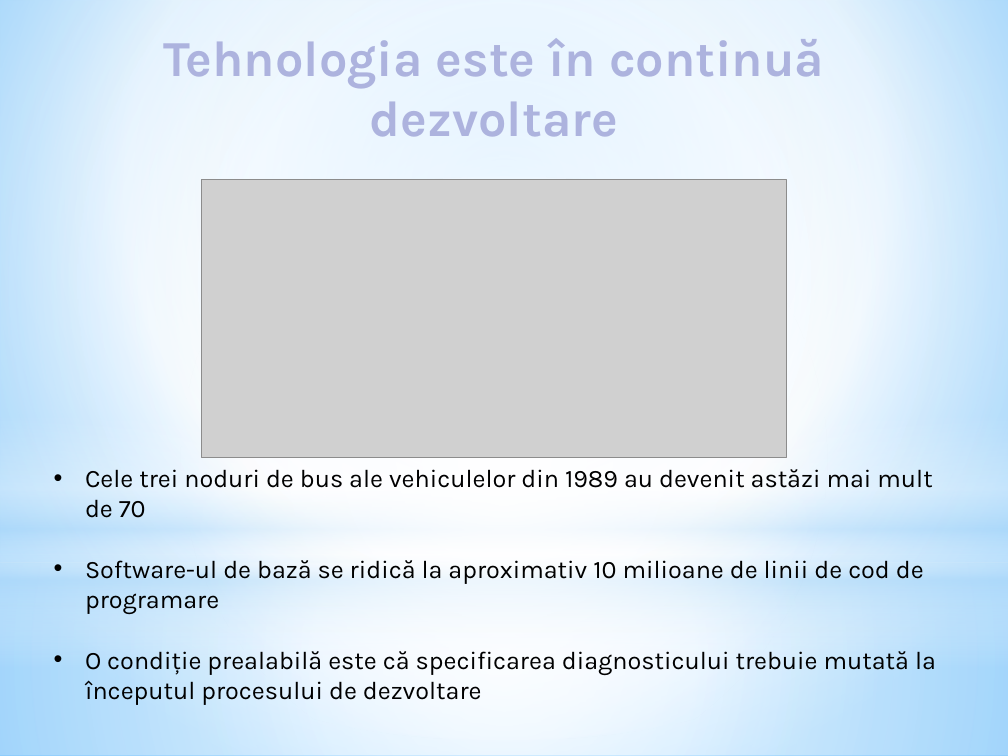
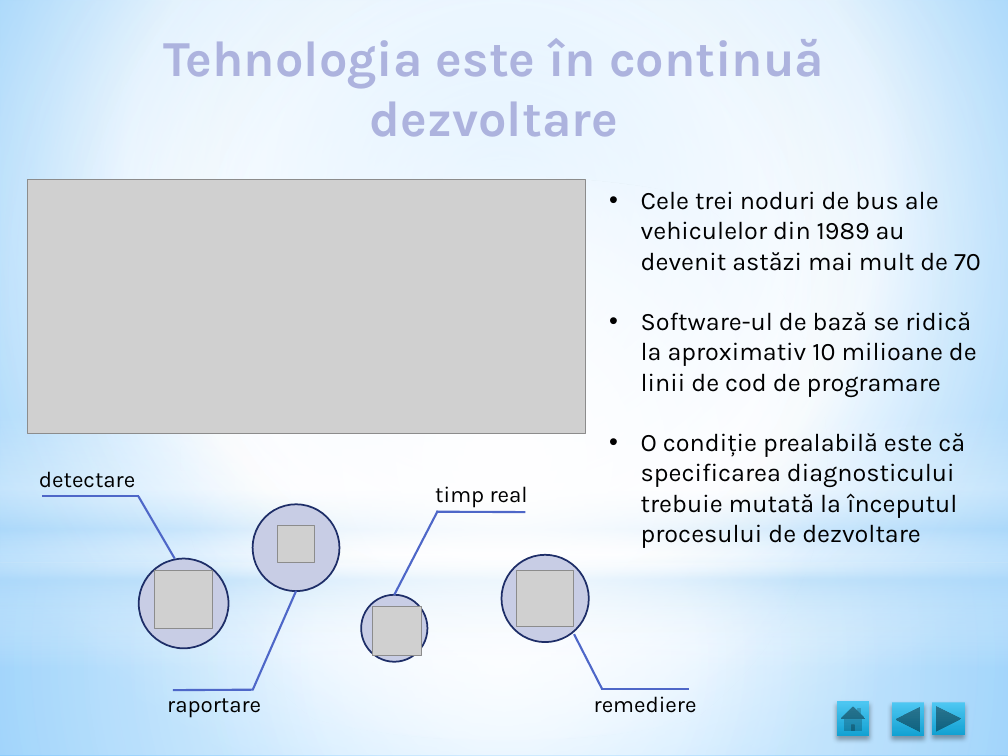
Before and after one commit to MihaiBadescu/Licenta, a slide deck: slide 3 of Licenta.pptx (slide 4 before the commit). Drawn at 1008x756 pixels with LibreOffice and Linux fonts; fonts in the diff are those of the drawing; grey boxes stand for pictures. Boxes give left, top, right and bottom in pixels: in the first picture for what was removed or moved away, otherwise in the second. Text is boxed around its words. In the diff, an @@ line names an element or a change of style, - is before the commit and + after.

```diff
--- a/Licenta.pptx
+++ b/Licenta.pptx
@@ picture: place and size @@
-picture at (201,179,786,458)
+picture at (28,179,587,433)
@@ text "Cele trei noduri de bus ..." rewrapped from (85,469,936,705) to (641,191,981,548) @@
@@ text added at (39,471,135,488), 16 pt, text #000000 @@
+detectare
@@ line added from (139, 497) to (41, 497), #4E67C8 1.5 pt @@
@@ line added from (174, 558) to (138, 497), #4E67C8 1.5 pt @@
@@ ellipse added at (253,504,340,591), fill #C8CDE5, outline #1F2E69 1.25 pt @@
@@ text added at (435,486,528,508), 16 pt, text #000000 @@
+timp real
@@ picture added at (277,525,314,562) @@
@@ line added from (437, 511) to (394, 595), #4E67C8 1.5 pt @@
@@ line added from (525, 512) to (436, 512), #4E67C8 1.5 pt @@
@@ ellipse added at (139,558,229,648), fill #C8CDE5, outline #1F2E69 1.25 pt @@
@@ ellipse added at (502,554,590,642), fill #C8CDE5, outline #1F2E69 1.25 pt @@
@@ picture added at (155,571,213,628) @@
@@ line added from (296, 591) to (253, 690), #4E67C8 1.5 pt @@
@@ ellipse added at (361,595,427,661), fill #C8CDE5, outline #1F2E69 1.25 pt @@
@@ picture added at (517,571,574,627) @@
@@ picture added at (372,607,421,656) @@
@@ line added from (574, 634) to (603, 689), #4E67C8 1.5 pt @@
@@ line added from (253, 689) to (172, 690), #4E67C8 1.5 pt @@
@@ line added from (601, 688) to (689, 688), #4E67C8 1.5 pt @@
@@ text added at (167,698,261,718), 16 pt, text #000000 @@
+raportare
@@ text added at (594,696,697,713), 16 pt, text #000000 @@
+remediere
@@ action button home added at (837,702,869,737), fill gradient #4EC7F2 to #11A1D4 @@
@@ action button back previous added at (892,703,925,737), fill gradient #4EC7F2 to #11A1D4 @@
@@ action button forward next added at (932,703,966,736), fill gradient #4EC7F2 to #11A1D4 @@
```
Also in this commit, not shown: 9 other slides changed, 2 slides added, 2 slides removed.
